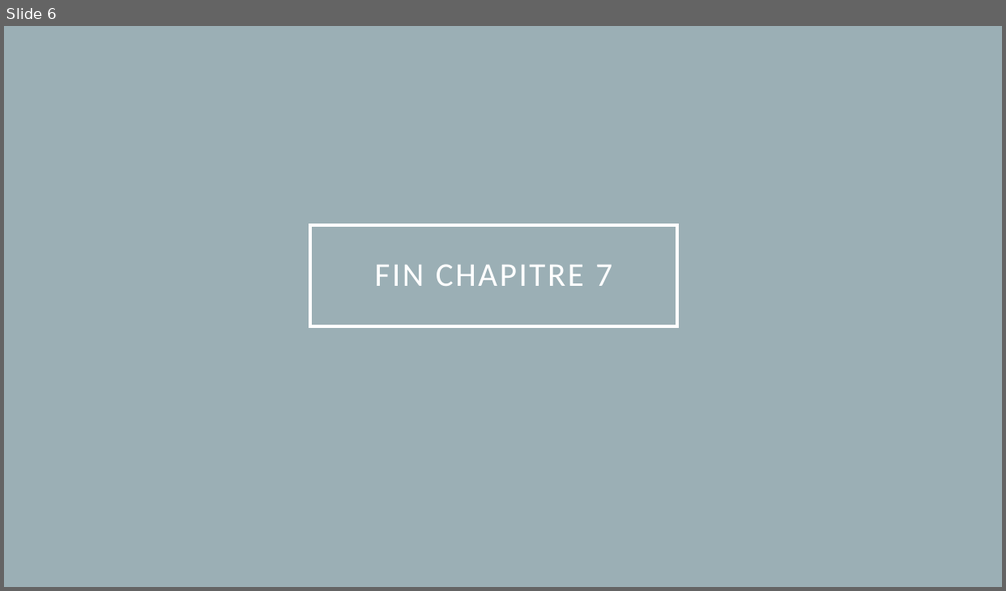
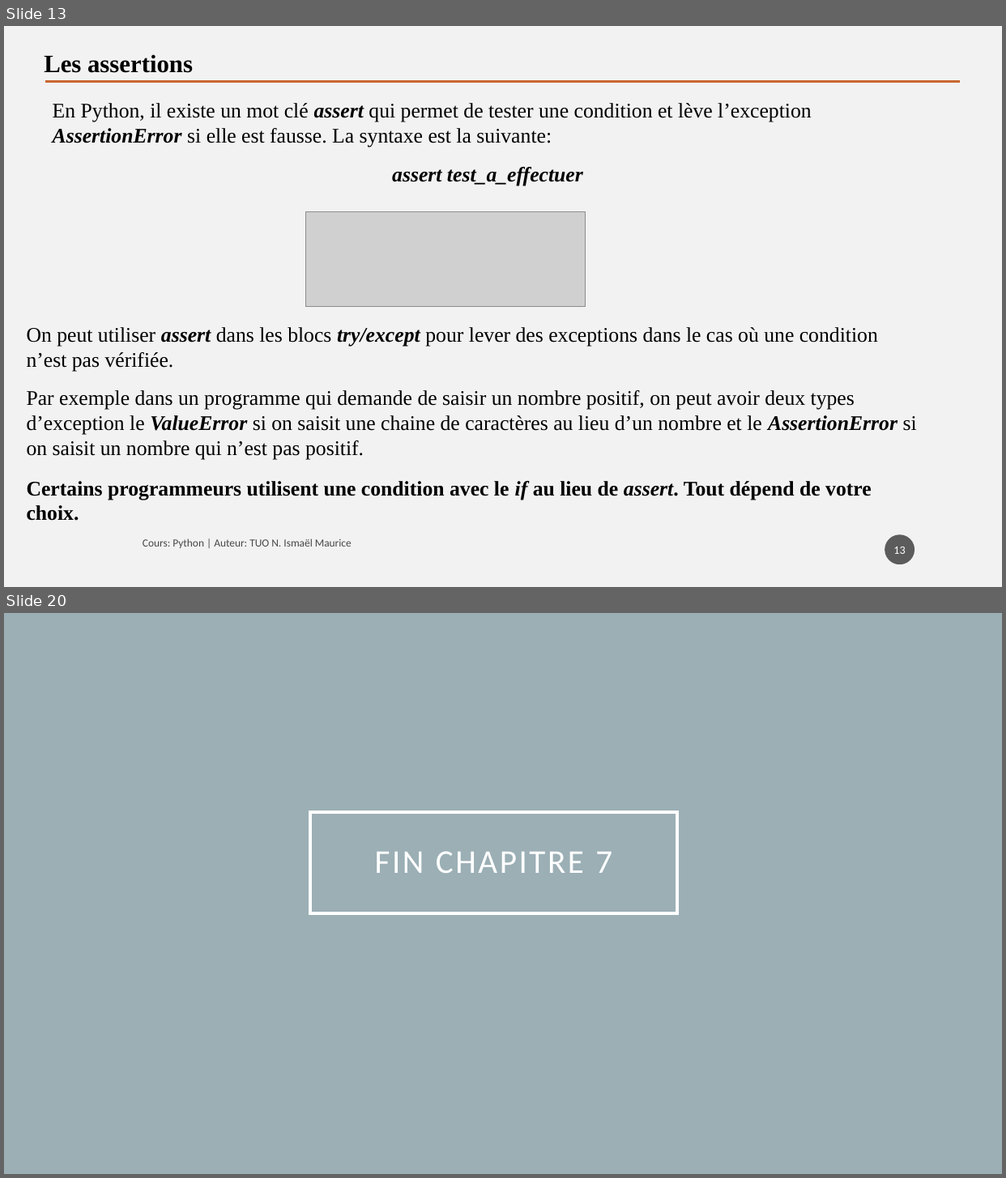
Before and after one commit to tisma95/cours-python, a slide deck: source/Chapitre 7 - Les exceptions.pptx. Shown one above the other, each under a label of ours: slide 6 before the commit, slides 13 and 20 after it; the slides between them are not shown. The pictures are 1006x591 and 1006x1178 pixels, drawn with LibreOffice and Linux fonts; fonts in the diff are those of the drawing; grey boxes stand for pictures. Boxes give left, top, right and bottom in pixels: in the first picture for what was removed or moved away, otherwise in the second. Text is boxed around its words. In the diff, an @@ line names an element or a change of style, - is before the commit and + after.

Commit message:
Feat(chp7): Rédaction chapitre sur les exceptions

```diff
--- a/source/Chapitre 7 - Les exceptions.pptx
+++ b/source/Chapitre 7 - Les exceptions.pptx
@@ slide 13 added at [4, 26, 1002, 587], background #F2F2F2 @@
@@ text added at [44, 54, 193, 73], 24 pt, text #000000, bold @@
+Les assertions
@@ line added from (45, 81) to (960, 81), #C96731 2.5 pt @@
@@ text added at [53, 103, 811, 147], 20 pt, text #000000 @@
+En Python, il existe un mot clé assert qui permet de tester une condition et lève l’exception AssertionError si elle est fausse. La syntaxe est la suivante:
@@ text added at [392, 167, 583, 186], 20 pt, text #000000, bold, italic @@
+assert test_a_effectuer
@@ picture added at [305, 211, 585, 307] @@
@@ text added at [27, 327, 878, 371], 20 pt, text #000000 @@
+On peut utiliser assert dans les blocs try/except pour lever des exceptions dans le cas où une condition n’est pas vérifiée.
@@ text added at [27, 390, 917, 460], 20 pt, text #000000 @@
+Par exemple dans un programme qui demande de saisir un nombre positif, on peut avoir deux types d’exception le ValueError si on saisit une chaine de caractères au lieu d’un nombre et le AssertionError si on saisit un nombre qui n’est pas positif.
@@ text added at [27, 481, 872, 521], 20 pt, text #000000, bold @@
+Certains programmeurs utilisent une condition avec le if au lieu de assert. Tout dépend de votre choix.
@@ page number added at [885, 535, 915, 565], fill #1D1D1D at 70% opacity, 11 pt, text #FFFFFF @@
+13
@@ text added at [143, 539, 351, 548], 10.5 pt, text #000000 at 70% opacity @@
+Cours: Python | Auteur: TUO N. Ismaël Maurice
@@ what was slide 6 is now slide 20 @@
```
Also in this commit, not shown: 4 slides changed, 13 other slides added, 11 other files.
